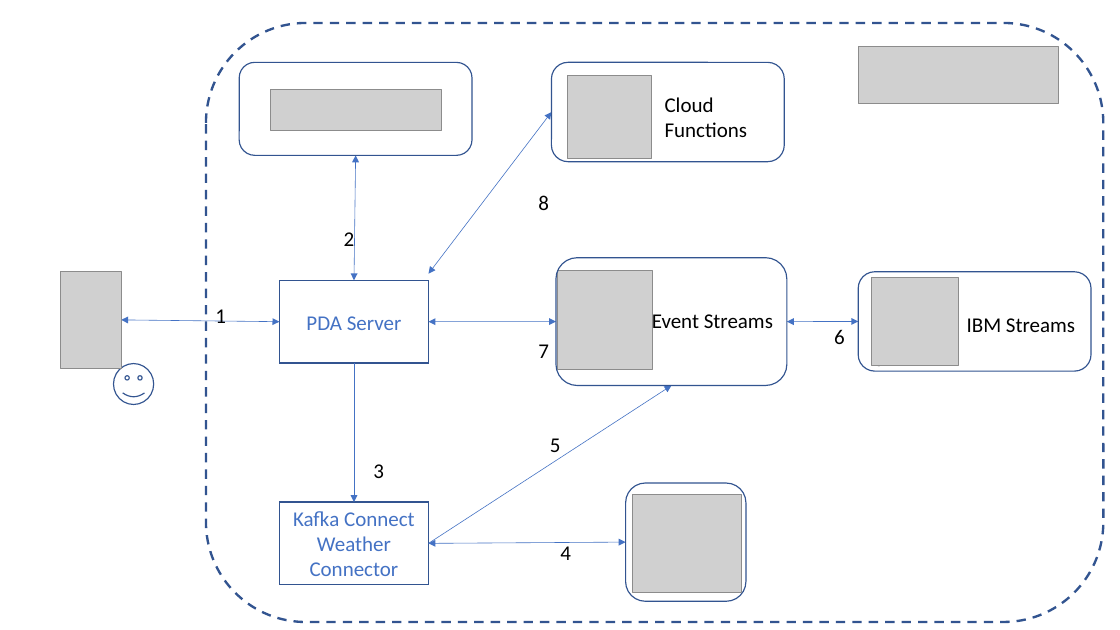
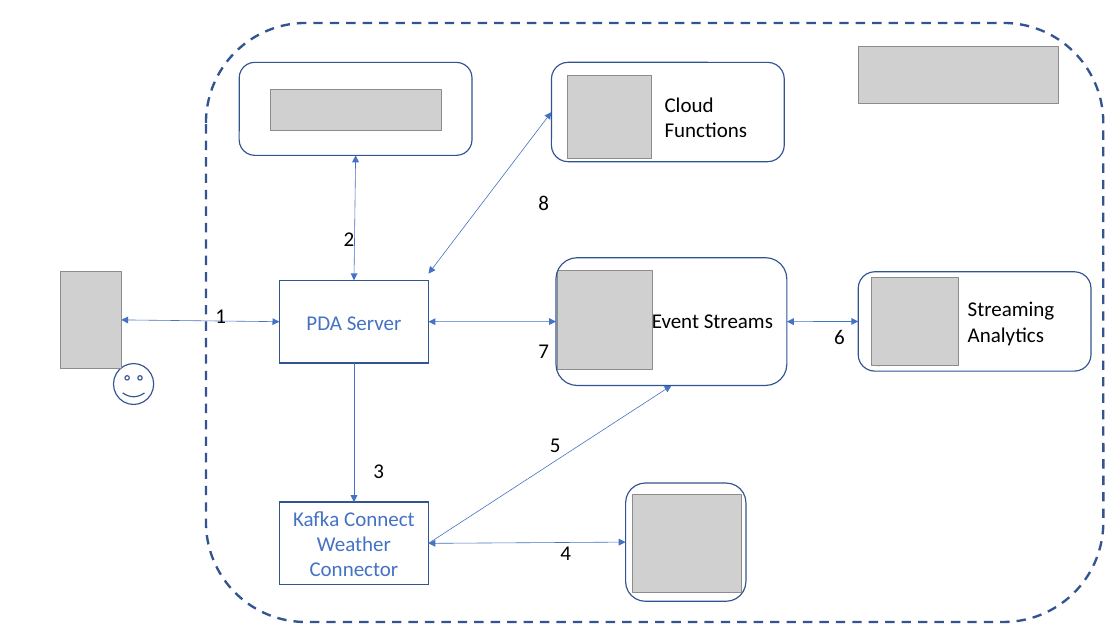
Before and after one commit to mimaison/call-for-code, a slide deck: slide 1 of design/Design.pptx. Drawn at 1120x630 pixels with LibreOffice and Linux fonts; fonts in the diff are those of the drawing; grey boxes stand for pictures. Boxes give left, top, right and bottom in pixels: in the first picture for what was removed or moved away, otherwise in the second. Text is boxed around its words. In the diff, an @@ line names an element or a change of style, - is before the commit and + after.

```diff
--- a/design/Design.pptx
+++ b/design/Design.pptx
@@ text at box(968, 301, 1055, 346): text changed @@
-IBM Streams
+Streaming Analytics
```
Also in this commit, not shown: 5 other files.
